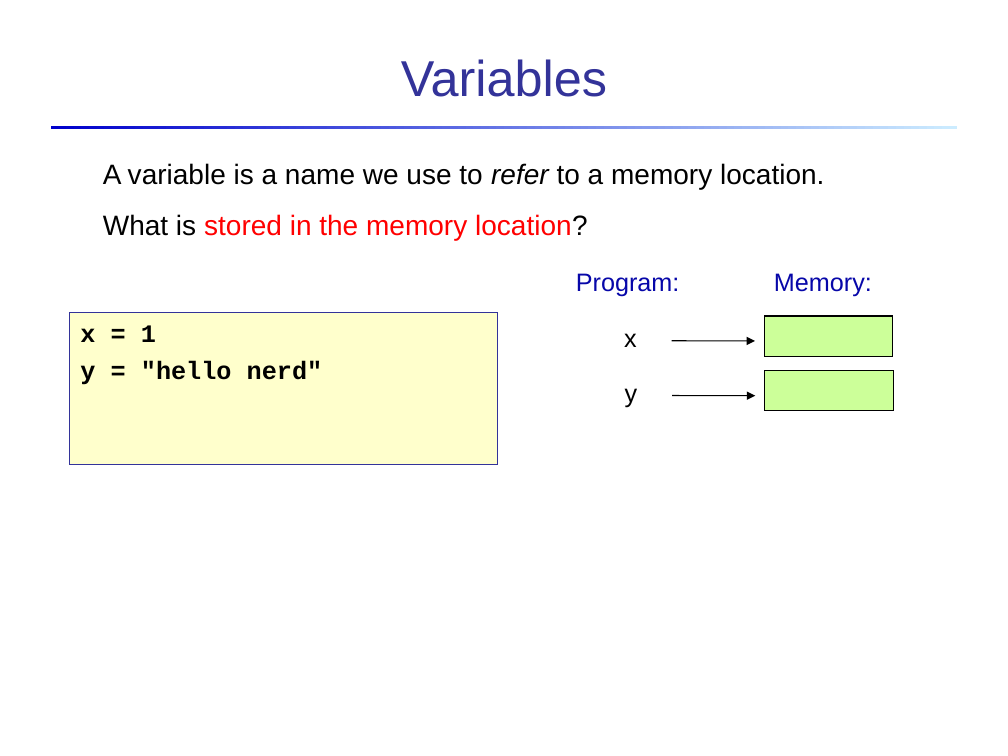
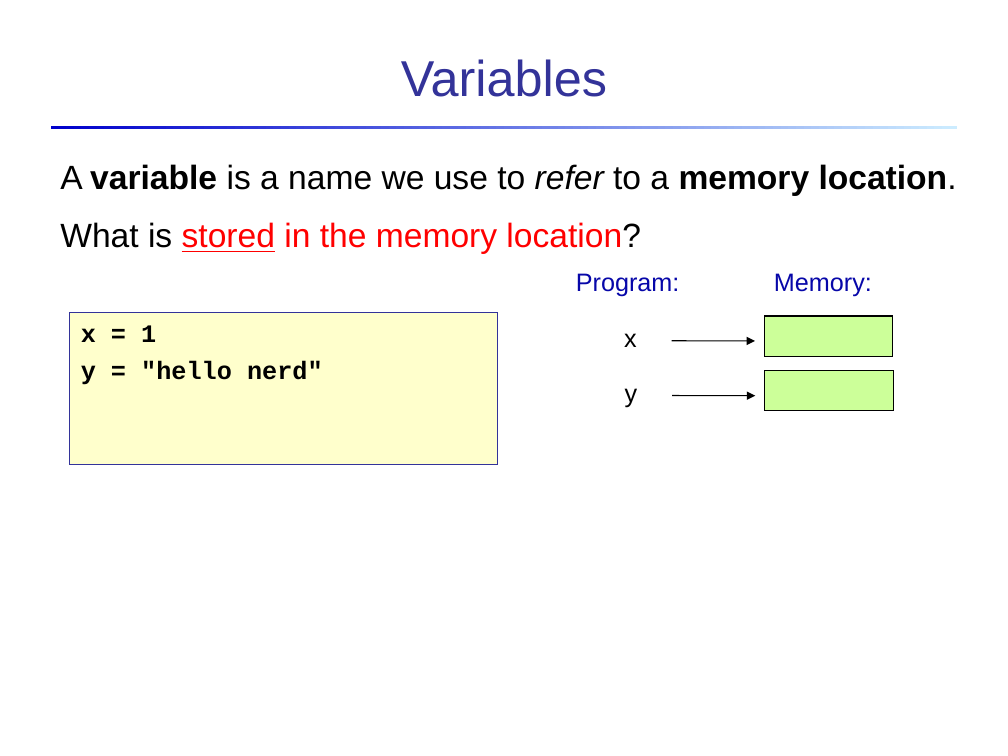
Before and after one commit to cpske/Prog2, a slide deck: slide 2 of oop/Object-References.ppt. Drawn at 1008x756 pixels with LibreOffice and Linux fonts; fonts in the diff are those of the drawing. Boxes give left, top, right and bottom in pixels: in the first picture for what was removed or moved away, otherwise in the second. Text is boxed around its words. In the diff, an @@ line names an element or a change of style, - is before the commit and + after.

```diff
--- a/oop/Object-References.ppt
+++ b/oop/Object-References.ppt
@@ text "A variable is a name ...": place and size @@
-text "A variable is a name ..." at <box>103,163,824,240</box>
+text "A variable is a name ..." at <box>60,164,957,254</box>
@@ text "A variable is a name ..." at <box>60,164,957,254</box>: size 20 to 24 pt; bold on in "variable memory location."; underline on in "stored" @@
```
Also in this commit, not shown: 4 other slides changed, 12 slides added, 8 slides removed, 9 other files.
